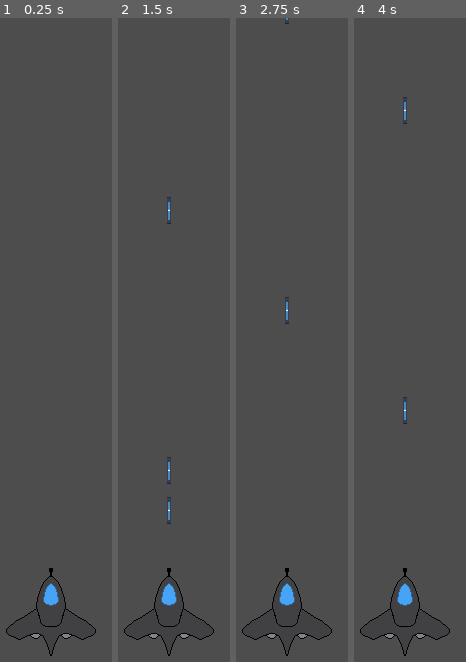
Above: before the commit, frames 1-4 (left to right).
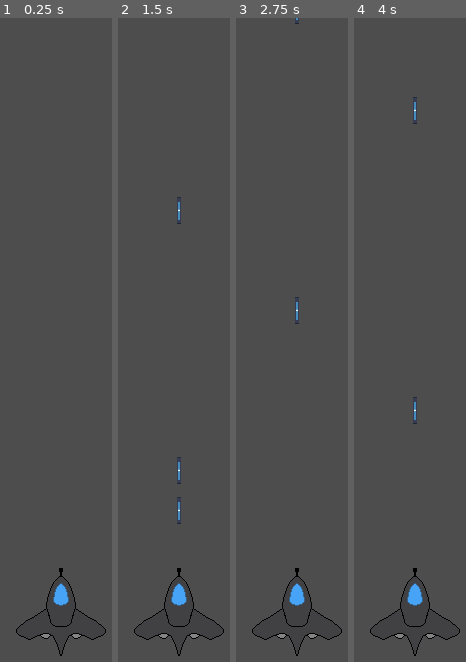
Above: after the commit, the same moments.

Repository: prachtkira/SimpleShooter
Game: Godot game, scene res://scenes/main.tscn
Two runs of this game, one before a commit and one after it. Both use one fixed random seed, a clock stepped at 60 frames per second and the inputs below. The engine's default icon, where the game draws it, is replaced by a stand-in: a white triangle on a blue panel in a dark square.
Inputs (mouse positions are in pixels of both pictures, inside the frame that each line leads up to):
- Up to frame 1 (0.25 s): no input
- Up to frame 2 (1.5 s): tap Enter at 0.5 s; move the mouse to (outside the picture) at 0.52 s; hold Right (ui_right) 0.53-1.28 s; click (outside the picture) at 0.6 s; tap Space at 1.25 s; move the mouse to (outside the picture) at 1.27 s; hold Down (ui_down) from 1.28 s (still down); click (outside the picture) at 1.35 s
- Up to frame 3 (2.75 s): move the mouse to (323, 198) at 2.02 s; release Down (ui_down) at 2.03 s; hold Right (ui_right) from 2.03 s (still down); click (323, 198) at 2.1 s
- Up to frame 4 (4 s): move the mouse to (377, 468) at 2.77 s; release Right (ui_right) at 2.78 s; hold Up (ui_up) 2.78-3.53 s; click (377, 468) at 2.85 s; move the mouse to (outside the picture) at 3.52 s; hold Left (ui_left) from 3.53 s (still down); click (outside the picture) at 3.6 s

The runs differ from the first frame. In frame 1, 1.6% of the frame differs, in the area x 5-95%, y 85-100%; in frame 2, 1.9%, in the area x 5-95%, y 27-100%; in frame 3, 1.7%; in frame 4, 1.8%.

Commit message:
Readme added

Diff:
--- a/scenes/main.tscn
+++ b/scenes/main.tscn
@@ -5,4 +5,4 @@
 [node name="Main" type="Node2D"]
 
 [node name="Player" parent="." instance=ExtResource("1_4omqd")]
-position = Vector2(216, 606)
+position = Vector2(226, 606)
Not shown, added: README.md
